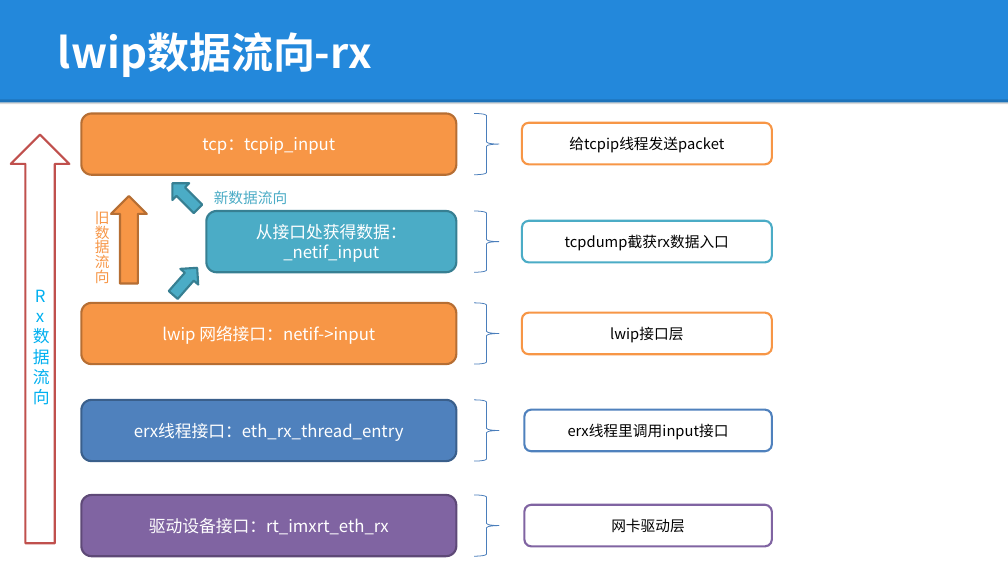
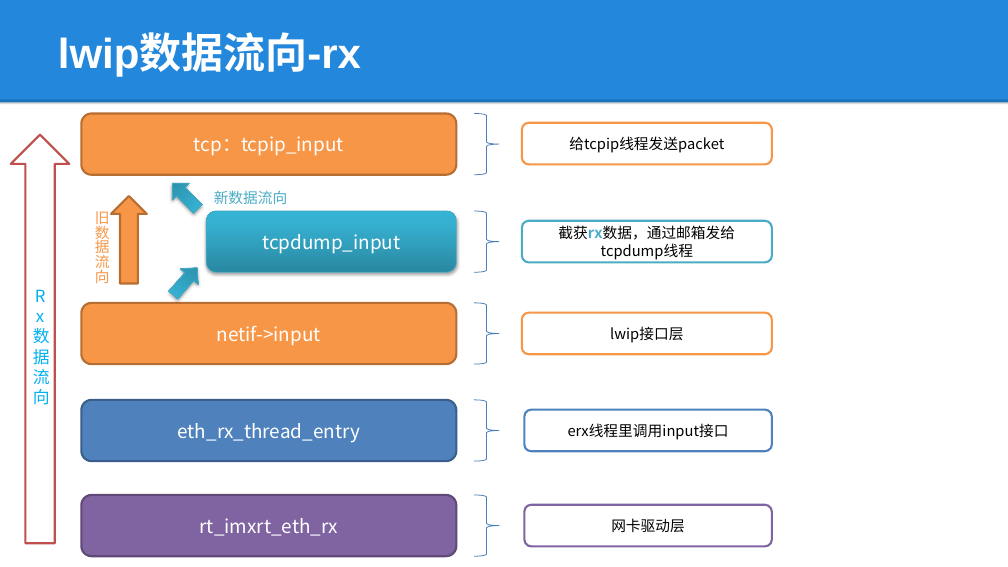
Before and after one commit to lepustse/tcpdump, a slide deck: slide 5 of tcpdump.pptx (slide 4 before the commit). Drawn at 1008x567 pixels with LibreOffice and Linux fonts; fonts in the diff are those of the drawing; background and template pictures are left out. Boxes give left, top, right and bottom in pixels: in the first picture for what was removed or moved away, otherwise in the second. Text is boxed around its words. In the diff, an @@ line names an element or a change of style, - is before the commit and + after.

```diff
--- a/tcpdump.pptx
+++ b/tcpdump.pptx
@@ title "lwip数据流向-rx" at box(58, 34, 361, 76): font Noto Sans CJK SC to Arial @@
@@ rounded rectangle "tcp：tcpip_input" at box(82, 113, 457, 175): size 16 to 18 pt @@
@@ fill #4BACC6 to gradient #2A88A2 to #37B1D2 to #34B4D6; outline #377F92 2 pt to #46AAC5 0.75 pt; shadow on in 3 elements at box(164, 175, 206, 217), box(164, 260, 206, 303), box(206, 211, 457, 272) @@
@@ text in rounded rectangle at box(262, 234, 400, 254): text changed; size 16 to 18 pt @@
-从接口处获得数据：_netif_input
+tcpdump_input
@@ text in rounded rectangle at box(558, 225, 735, 260): text changed @@
-tcpdump截获rx数据入口
+截获rx数据，通过邮箱发给tcpdump线程
@@ text in rounded rectangle at box(217, 326, 321, 346): text changed; size 16 to 18 pt @@
-lwip 网络接口：netif->input
+netif->input
@@ text in rounded rectangle at box(178, 423, 360, 443): text changed; size 16 to 18 pt @@
-erx线程接口：eth_rx_thread_entry
+eth_rx_thread_entry
@@ text in rounded rectangle at box(200, 518, 338, 536): text changed; size 16 to 18 pt @@
-驱动设备接口：rt_imxrt_eth_rx
+rt_imxrt_eth_rx
```
Also in this commit, not shown: 4 other slides changed, 3 slides added, 2 slides removed, 3 other files.
